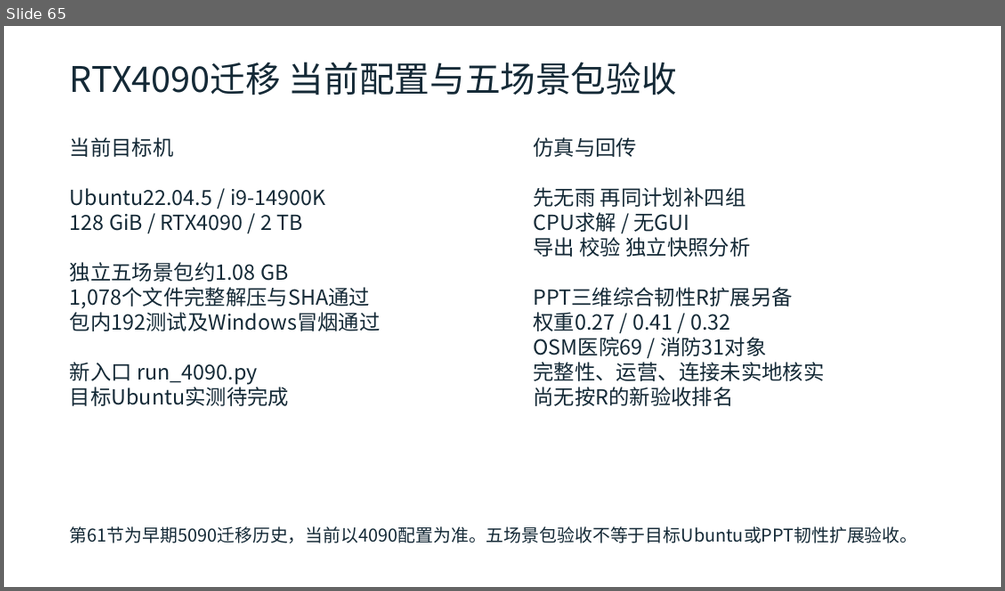
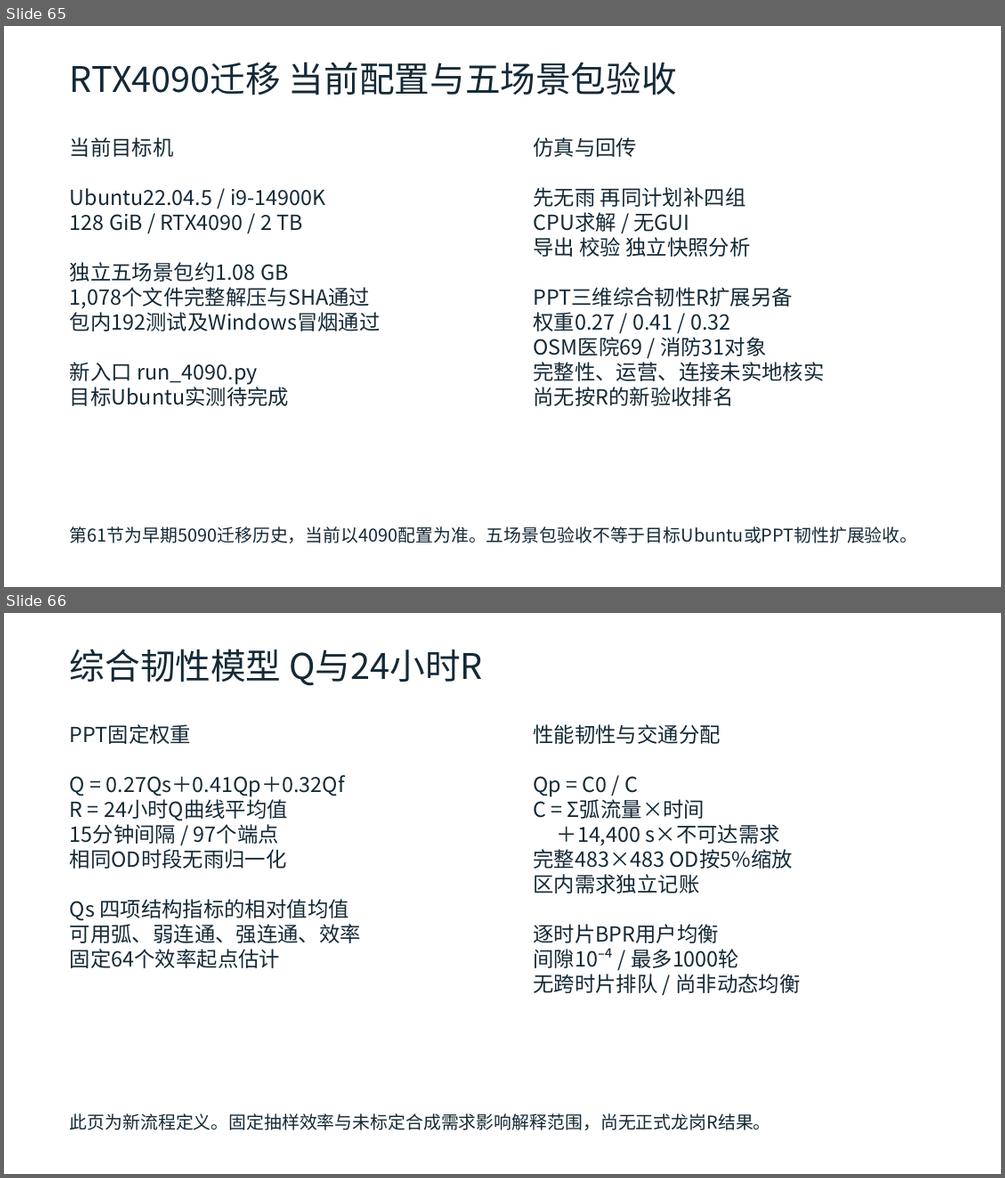
Before and after one commit to zhzhzh666/jiaotong, a slide deck: docs/deliverables/开题与阶段进展汇报.pptx. Shown one above the other, each under a label of ours: slide 65 before the commit, slides 65 and 66 after it. The pictures are 1005x591 and 1005x1178 pixels, drawn with LibreOffice and Linux fonts; fonts in the diff are those of the drawing. Boxes give left, top, right and bottom in pixels: in the first picture for what was removed or moved away, otherwise in the second. Text is boxed around its words. In the diff, an @@ line names an element or a change of style, - is before the commit and + after.

```diff
--- a/docs/deliverables/开题与阶段进展汇报.pptx
+++ b/docs/deliverables/开题与阶段进展汇报.pptx
@@ slide 66 added at bbox=[4, 613, 1001, 1174], background #FFFFFF @@
@@ text added at bbox=[70, 649, 482, 686], 34 pt, text #142936 @@
+综合韧性模型 Q与24小时R
@@ text added at bbox=[70, 724, 361, 968], 20 pt, text #142936 @@
+PPT固定权重
+Q = 0.27Qs＋0.41Qp＋0.32Qf
+R = 24小时Q曲线平均值
+15分钟间隔 / 97个端点
+相同OD时段无雨归一化
+Qs 四项结构指标的相对值均值
+可用弧、弱连通、强连通、效率
+固定64个效率起点估计
@@ text added at bbox=[533, 724, 800, 993], 20 pt, text #142936 @@
+性能韧性与交通分配
+Qp = C0 / C
+C = Σ弧流量×时间
+＋14,400 s×不可达需求
+完整483×483 OD按5%缩放
+区内需求独立记账
+逐时片BPR用户均衡
+间隙10⁻⁴ / 最多1000轮
+无跨时片排队 / 尚非动态均衡
@@ text added at bbox=[70, 1113, 771, 1130], 17 pt, text #142936 @@
+此页为新流程定义。固定抽样效率与未标定合成需求影响解释范围，尚无正式龙岗R结果。
```
Also in this commit, not shown: 8 slides changed, 3 other slides added, 31 other files.
